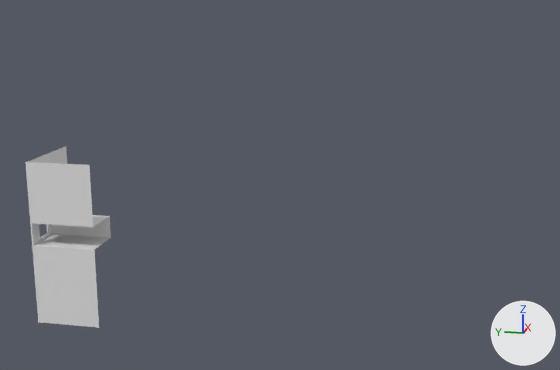
What one commit did to the Blender file Assets/Resources/Models/Geometry/Hotel.blend.
Both versions are drawn from a 50 mm lens placed at (-2686.0, -1496.0, 1070.0), pointed at (105.0, -938.0, 372.0). Lighting does not change. The marker at lower right points along +X, +Y and +Z. Materials are left out; every surface is plain grey.

Objects in the first picture: 'Hotel'.
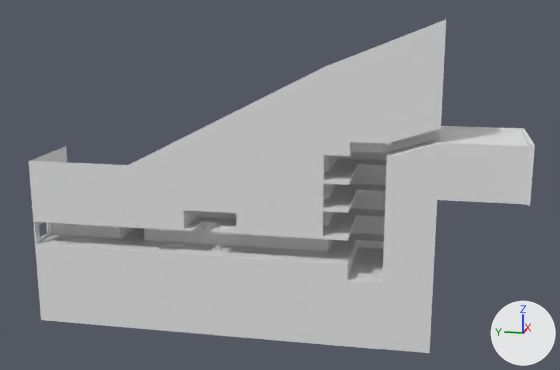
What differs and where, as boxes [x1, y1, x2, y2] in the pictures (560 x 370 px):
'Hotel', reshaped (483% wider, 83% taller): before [25, 146, 111, 328]; after [29, 19, 535, 353]

The edits, one by one:
me_hotel is used by ob_hotel; location (0.0, 0.0, 0.0).
me_hotel had 24 vertices, 18 faces and spanned x -92.0..238.0, y -265.0..-10.0, z -183.0..463.0.
me_hotel now has 714 vertices, 431 faces, 4 loose edges and spans x -96.0..313.0, y -1820.0..-10.0, z -183.0..992.0.
me_hotel part 1: 1 vertex moved from x -91.0, y -16.0, z 225.0 to x -69.0, y -16.0, z 225.0; 11 vertices removed from x -92.0..61.0, y -265.0..-10.0, z -183.0..463.0; 693 vertices added at x -96.0..313.0, y -1820.0..-10.0, z -183.0..992.0.
